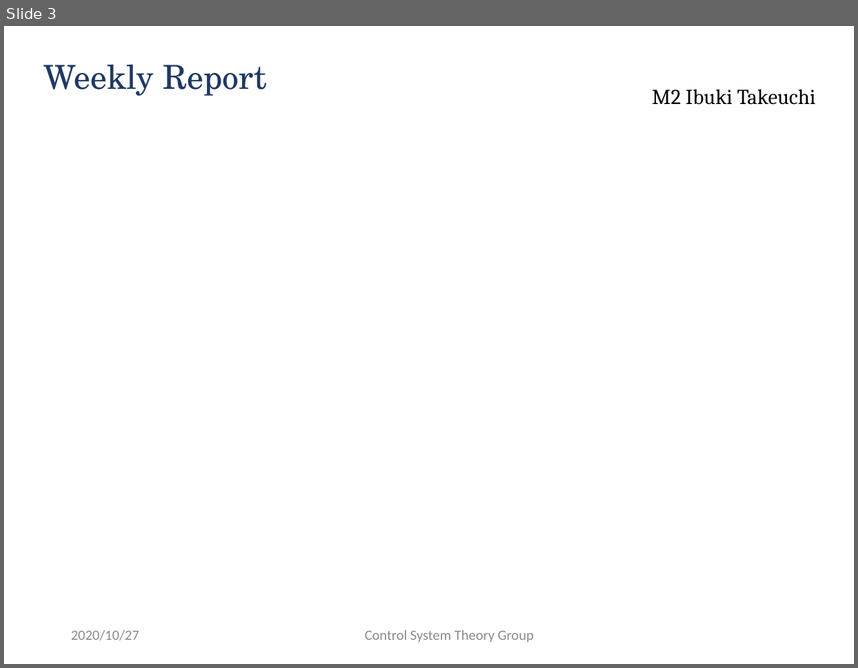
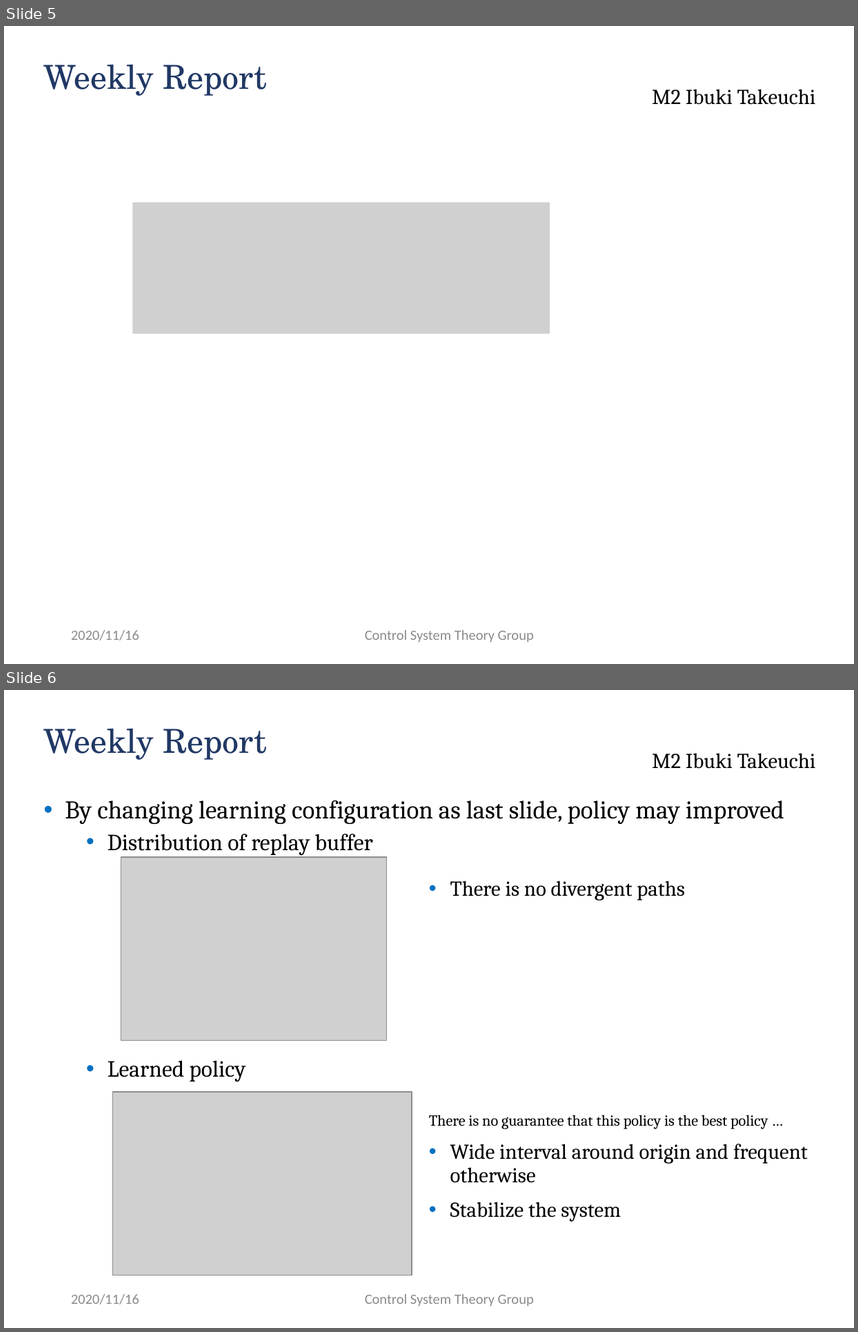
Before and after one commit to ibuki1024/weekly_report, a slide deck: report.pptx. Shown one above the other, each under a label of ours: slide 3 before the commit, slides 5 and 6 after it. The pictures are 858x668 and 858x1332 pixels, drawn with LibreOffice and Linux fonts; fonts in the diff are those of the drawing; grey boxes stand for pictures; background and template pictures are left out. Boxes give left, top, right and bottom in pixels: in the first picture for what was removed or moved away, otherwise in the second. Text is boxed around its words. In the diff, an @@ line names an element or a change of style, - is before the commit and + after.

```diff
--- a/report.pptx
+++ b/report.pptx
@@ slide 6 added at (x1=4, y1=690, x2=854, y2=1328), background #FFFFFF; not listed: 1 template element that a slide beside it also shows @@
@@ title added at (x1=44, y1=728, x2=267, y2=760), 28 pt, text #203864 @@
+Weekly Report
@@ text added at (x1=65, y1=800, x2=784, y2=1082), 21.6 pt, text #000000 @@
+• By changing learning configuration as last slide, policy may improved
+  • Distribution of replay buffer
+  • Learned policy
@@ picture added at (x1=121, y1=856, x2=386, y2=1041) @@
@@ text added at (x1=450, y1=880, x2=685, y2=900), 18 pt, text #000000 @@
+• There is no divergent paths
@@ picture added at (x1=113, y1=1092, x2=412, y2=1275) @@
@@ text added at (x1=429, y1=1114, x2=808, y2=1221), 18 pt, text #000000 @@
+There is no guarantee that this policy is the best policy …
+• Wide interval around origin and frequent otherwise
+• Stabilize the system
@@ text added at (x1=71, y1=1294, x2=139, y2=1304), 12 pt, text #8C8C8C @@
+2020/11/16
@@ text added at (x1=365, y1=1294, x2=534, y2=1305), 12 pt, text #8C8C8C @@
+Control System Theory Group
@@ what was slide 3 is now slide 5 @@
@@ slide 5 changed as well @@
@@ picture added at (x1=132, y1=202, x2=550, y2=334) @@
@@ text at (x1=71, y1=630, x2=139, y2=640): text changed @@
-2020/10/27
+2020/11/16
```
Also in this commit, not shown: 1 other slide changed, 4 other slides added, 1 slide removed.
